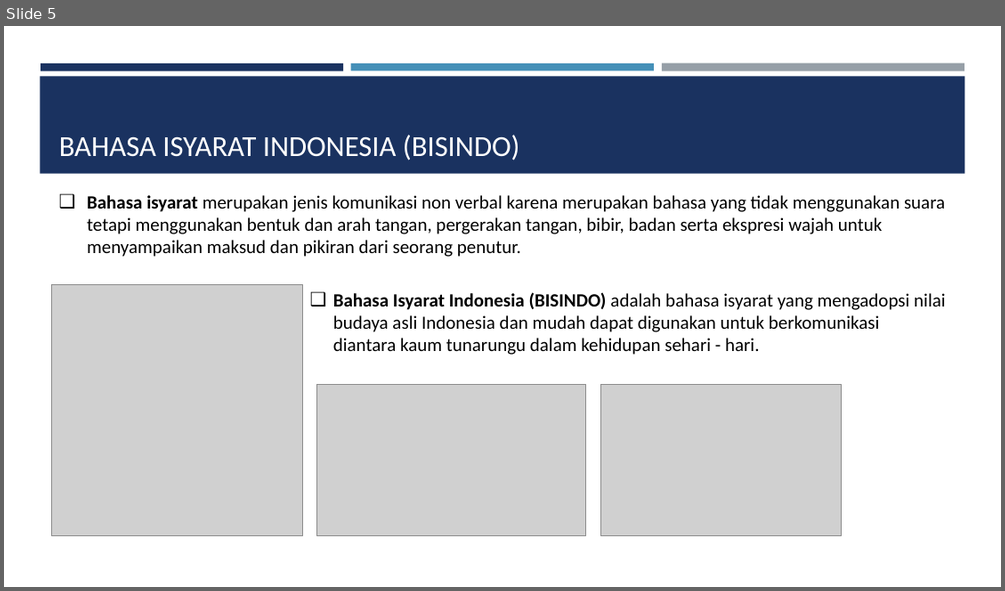
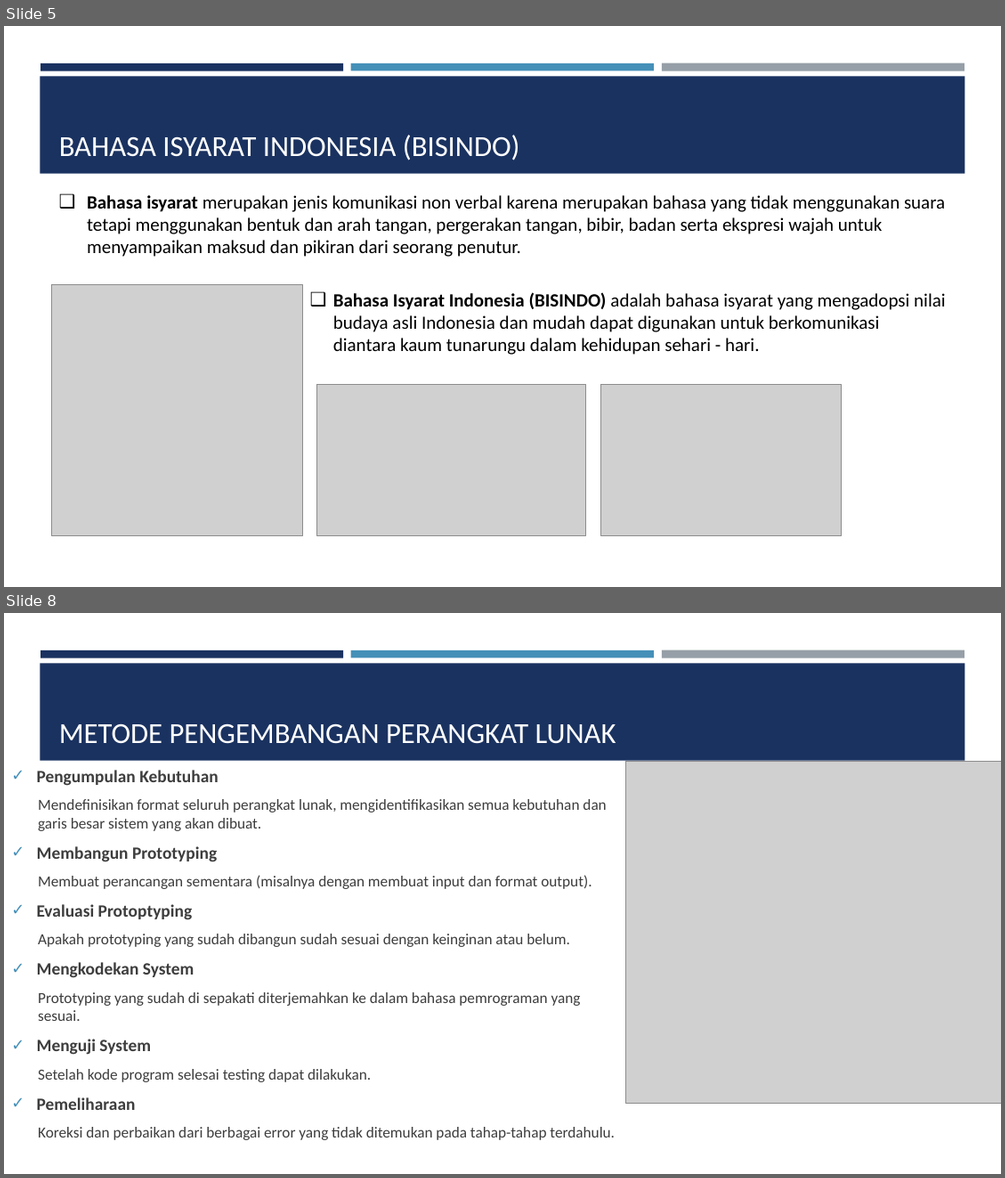
Before and after one commit to palindungan/SignLanguage, a slide deck: literature/konsep pribadi/Presentation1.pptx. Shown one above the other, each under a label of ours: slide 5 before the commit, slides 5 and 8 after it; the slides between them are not shown. The pictures are 1005x591 and 1005x1178 pixels, drawn with LibreOffice and Linux fonts; fonts in the diff are those of the drawing; grey boxes stand for pictures. Boxes give left, top, right and bottom in pixels: in the first picture for what was removed or moved away, otherwise in the second. Text is boxed around its words. In the diff, an @@ line names an element or a change of style, - is before the commit and + after.

```diff
--- a/literature/konsep pribadi/Presentation1.pptx
+++ b/literature/konsep pribadi/Presentation1.pptx
@@ slide 8 added at (4, 613, 1001, 1174), background #FFFFFF; not listed: 4 template elements that a slide beside it also shows @@
@@ title added at (59, 723, 616, 744), 28 pt, text #FFFFFF @@
+METODE PENGEMBANGAN PERANGKAT LUNAK
@@ text added at (37, 770, 615, 1140), 14.8 pt, text #3D3D3D @@
+✓ Pengumpulan Kebutuhan
+  Mendefinisikan format seluruh perangkat lunak, mengidentifikasikan semua kebutuhan dan garis besar sistem yang akan dibuat.
+✓ Membangun Prototyping
+  Membuat perancangan sementara (misalnya dengan membuat input dan format output).
+✓ Evaluasi Protoptyping
+  Apakah prototyping yang sudah dibangun sudah sesuai dengan keinginan atau belum.
+✓ Mengkodekan System
+  Prototyping yang sudah di sepakati diterjemahkan ke dalam bahasa pemrograman yang sesuai.
+✓ Menguji System
+  Setelah kode program selesai testing dapat dilakukan.
+✓ Pemeliharaan
+  Koreksi dan perbaikan dari berbagai error yang tidak ditemukan pada tahap-tahap terdahulu.
@@ picture added at (625, 761, 1001, 1103) @@
```
Also in this commit, not shown: 1 slide changed, 4 other slides added, 3 slides removed, 1 other file.
